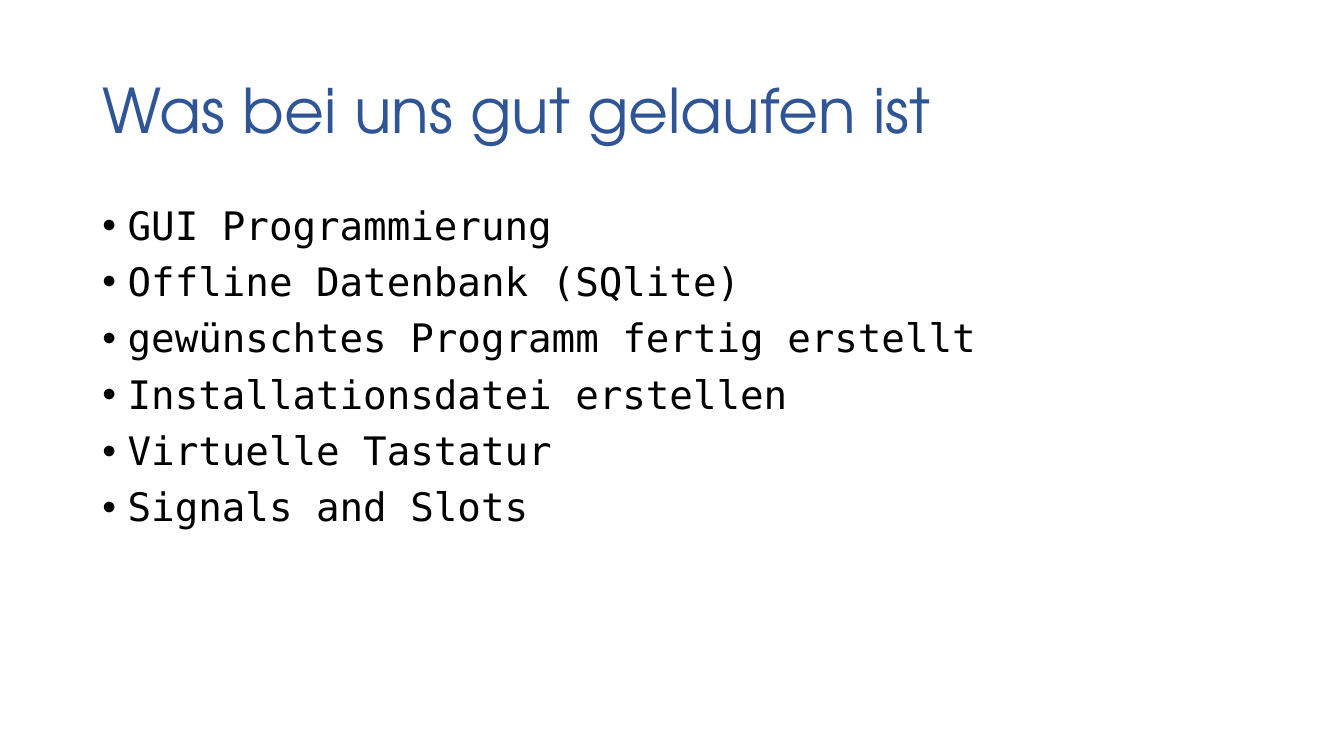
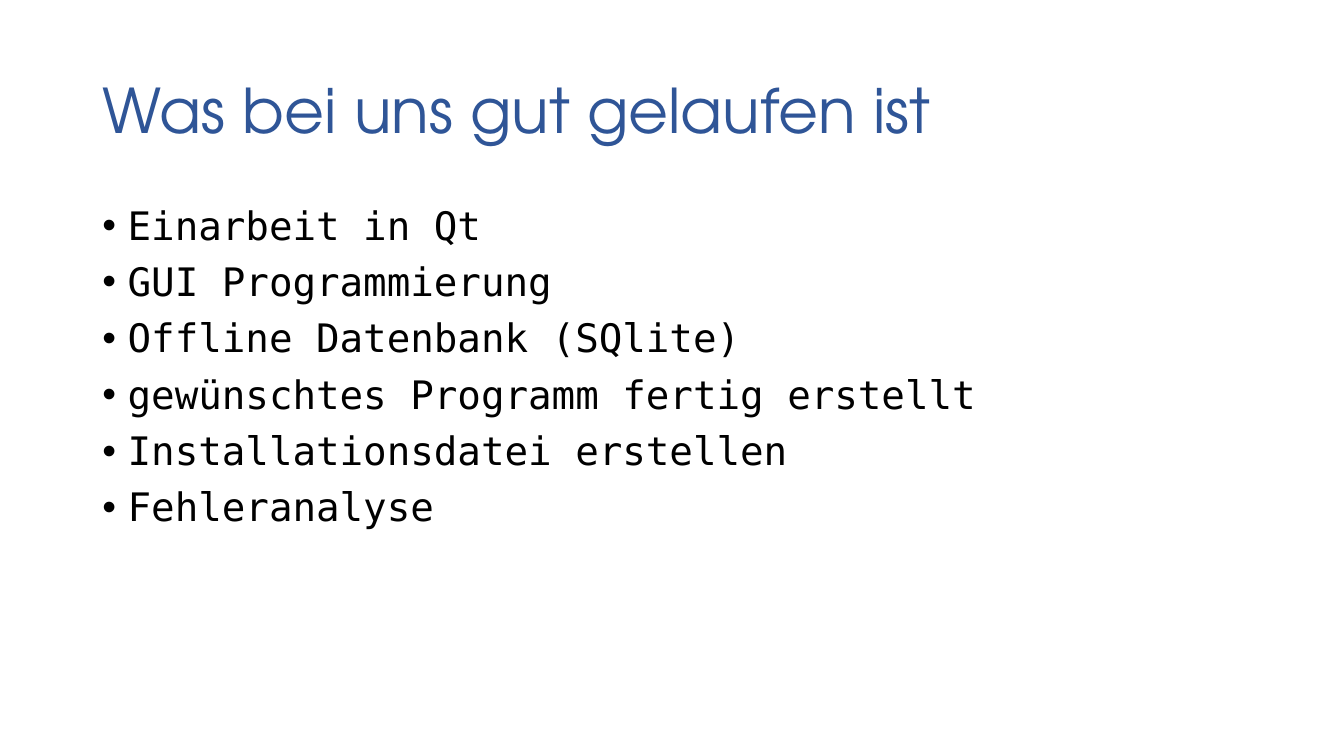
Before and after one commit to gaffli/typo, a slide deck: slide 14 of Meilensteine/MS 5/Projekt.pptx. Drawn at 1344x756 pixels with LibreOffice and Linux fonts; fonts in the diff are those of the drawing; background and template pictures are left out. Boxes give left, top, right and bottom in pixels: in the first picture for what was removed or moved away, otherwise in the second. Text is boxed around its words. In the diff, an @@ line names an element or a change of style, - is before the commit and + after.

```diff
--- a/Meilensteine/MS 5/Projekt.pptx
+++ b/Meilensteine/MS 5/Projekt.pptx
@@ text at (128, 210, 481, 245): paragraph added @@
+• Einarbeit in Qt
@@ text at (128, 491, 434, 529): text changed @@
-• Virtuelle Tastatur
-• Signals and Slots
+• Fehleranalyse
```
Also in this commit, not shown: 4 other slides changed.
